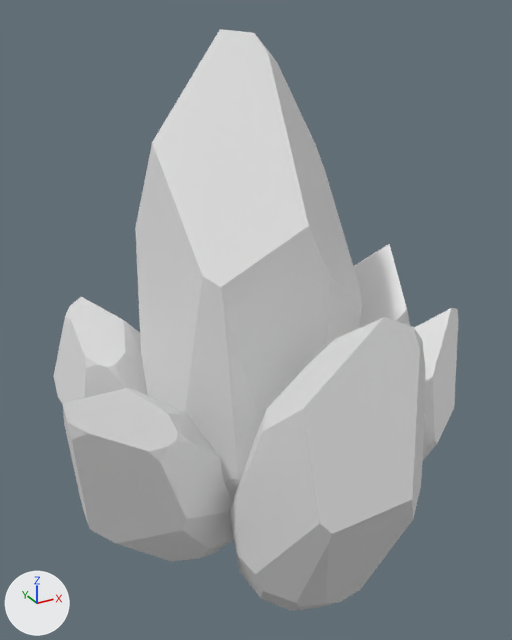
An edit to the Blender file Assets/Models/Ores/Blender/rawore.blend, drawn before and after from the same camera.
Before and after are seen from a camera (50 mm lens) standing at (-2.63, -4.86, 2.63) and looking at (0.0, -0.08, 0.24). Every picture has the same lights, and +X, +Y and +Z are marked at lower left.
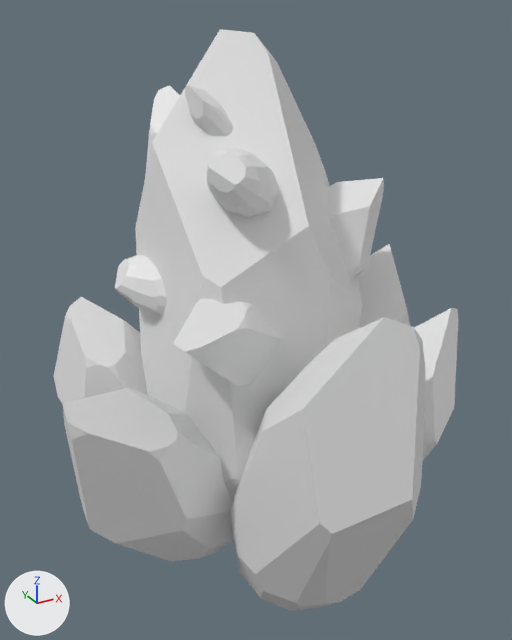
The newer file is also rescaled (x0.312), turned or shifted as a whole; pictures and numbers use the older file's frame.

Diff of the bpy script that builds the scene:
```diff
--- a/Assets/Models/Ores/Blender/rawore.blend.py
+++ b/Assets/Models/Ores/Blender/rawore.blend.py
@@ ob_sphere_013 @@
+ob_sphere_013 = bpy.data.objects.new('Sphere.013', me_sphere_006.copy())  # the mesh of ob_sphere_006
+ob_sphere_013.location = (-0.505, 0.371, 1.634)
+ob_sphere_013.rotation_euler = (-1.958, 1.167, -0.664)  # degrees (-112, 67, -38)
+ob_sphere_013.scale = (0.614, 0.551, 0.511)
@@ ob_sphere_012 @@
+ob_sphere_012 = bpy.data.objects.new('Sphere.012', me_sphere_005.copy())  # the mesh of ob_sphere_005
+ob_sphere_012.location = (-0.115, -0.398, 1.849)
+ob_sphere_012.rotation_euler = (0.0, 0.0, -0.641)  # degrees (0, 0, -37)
+ob_sphere_012.scale = (0.718, 0.718, 0.718)
@@ ob_sphere_011 @@
+ob_sphere_011 = bpy.data.objects.new('Sphere.011', me_sphere_002.copy())  # the mesh of ob_sphere_002
+ob_sphere_011.location = (-0.148, -0.1, 1.236)
+ob_sphere_011.rotation_euler = (-0.0834, -0.733, 0.273)  # degrees (-4.8, -42, 16)
+ob_sphere_011.scale = (0.687, 0.687, 0.687)
@@ ob_sphere_010 @@
+ob_sphere_010 = bpy.data.objects.new('Sphere.010', me_sphere_006.copy())  # the mesh of ob_sphere_006
+ob_sphere_010.location = (-0.043, 0.562, 0.883)
+ob_sphere_010.rotation_euler = (-1.4, 1.156, -1.456)  # degrees (-80, 66, -83)
+ob_sphere_010.scale = (0.614, 0.551, 0.511)
@@ ob_sphere_009 @@
+ob_sphere_009 = bpy.data.objects.new('Sphere.009', me_sphere_002.copy())  # the mesh of ob_sphere_002
+ob_sphere_009.location = (-0.284, -0.319, 1.812)
+ob_sphere_009.rotation_euler = (0.497, 0.799, -1.514)  # degrees (28, 46, -87)
+ob_sphere_009.scale = (0.267, 0.267, 0.267)
@@ ob_sphere_008 @@
+ob_sphere_008 = bpy.data.objects.new('Sphere.008', me_sphere_002.copy())  # the mesh of ob_sphere_002
+ob_sphere_008.location = (-0.032, 0.48, 1.332)
+ob_sphere_008.rotation_euler = (0.419, 0.00584, 2.355)  # degrees (24, 0.3, 135)
+ob_sphere_008.scale = (0.727, 0.727, 0.727)
```

Boxes (x1, y1, x2, y2) around the edits, measured in the pictures (512 x 640 px):
'Sphere.011', added: after (173, 299, 281, 387)
'Sphere.008', added: after (327, 178, 384, 280)
'Sphere.013', added: after (207, 149, 278, 218)
'Sphere.010', added: after (115, 255, 166, 315)
'Sphere.009', added: after (185, 85, 233, 136)
'Sphere.012', added: after (145, 85, 180, 176)
